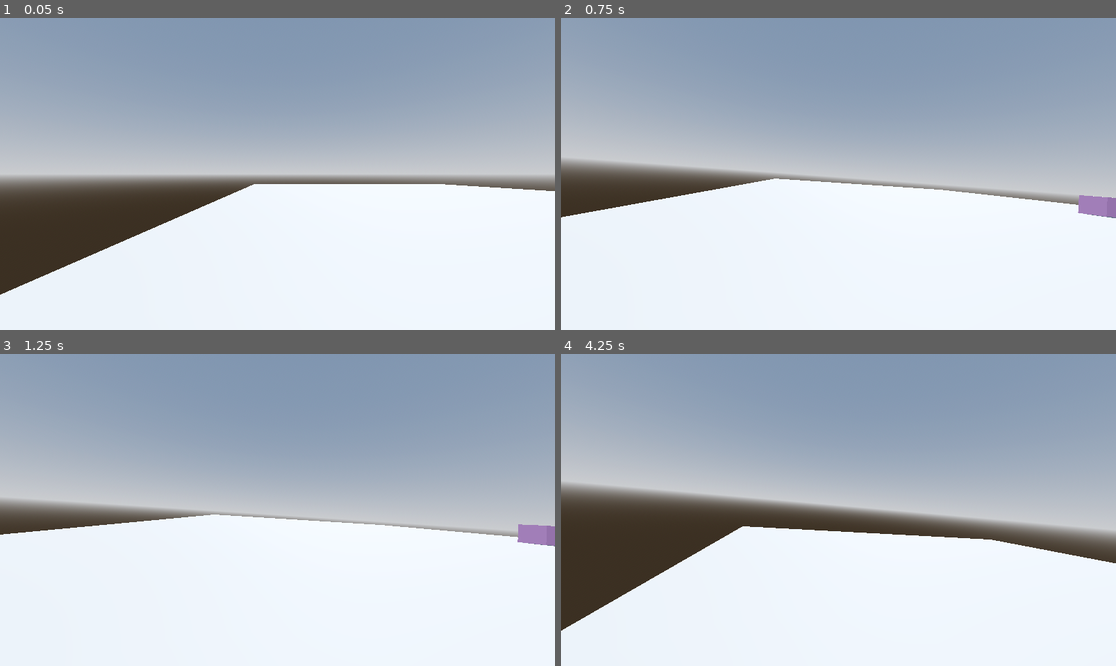
Above: before the commit, frames 1-4 (two rows, left to right).
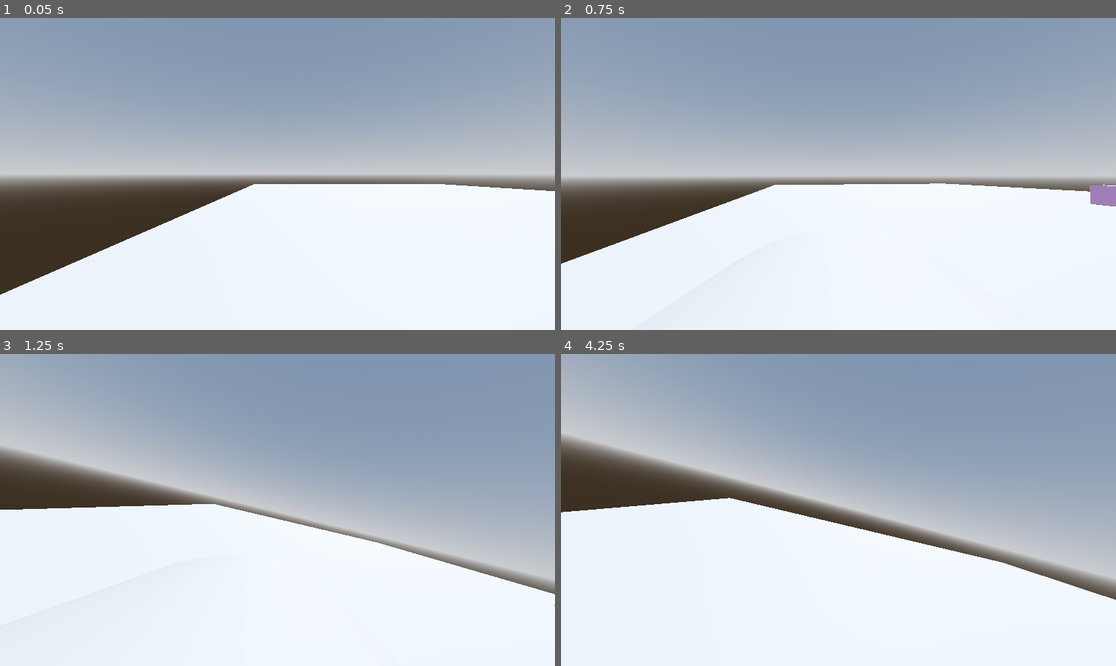
Above: after the commit, the same moments.

Repository: PrayandCray/3d-parkour-game
Game: Godot game, scene res://main.tscn
The game is run twice, just before and just after one commit, with the same random seed, the same clock (stepped at 60 frames per second) and the same inputs.
Inputs (mouse positions are in pixels of both pictures, inside the frame that each line leads up to):
- Up to frame 1 (0.05 s): no input
- Up to frame 2 (0.75 s): tap Enter at 0.5 s; move the mouse to (866, 174) at 0.52 s; hold W (Forward) from 0.53 s (still down); hold Ctrl (Slide) from 0.53 s (still down)
- Up to frame 3 (1.25 s): keep holding W (Forward); keep holding Ctrl (Slide); tap Space (Jump) at 0.77, 0.8, 1.07 s
- Up to frame 4 (4.25 s): keep holding W (Forward); move the mouse to (810, 510) at 1.27 s; release Ctrl (Slide) at 1.28 s; tap Space (Jump) at 1.35, 1.52, 1.82, 2.3, 3.02, 3.32, 3.77, 3.8, 4.07 s; tap Ctrl (Slide) at 1.55, 3.05 s; move the mouse to (849, 503) at 2.02 s; hold Ctrl (Slide) 2.03-2.78 s; move the mouse to (832, 516) at 2.77 s; tap Shift (Sprint) at 2.85 s; move the mouse to (877, 513) at 3.52 s; hold Ctrl (Slide) from 3.53 s (still down)

Frame 1 is identical in both runs. In frame 2, 9.1% of the frame differs, in the area x 0-100%, y 45-79%; in frame 3, 14%; in frame 4, 23%, in the area x 0-100%, y 14-89%.

Commit message:
Working on slide mechanic
found some new bugs with the slide mechanic and am trying to fix them, i made the player model rotate though which looks cool. so far so good :)

Diff:
--- a/player.gd
+++ b/player.gd
@@ -4,6 +4,7 @@
 @onready var camera: Camera3D = $Head/Camera3D
 @onready var raycast: RayCast3D = $Head/RayCast3D
 @onready var collision_shape: CollisionShape3D = $CollisionShape3D
+@onready var mesh: MeshInstance3D = $MeshInstance3D
 
 const WALK_SPEED = 5.0
 const SPRINT_SPEED = 8.0
@@ -27,9 +28,9 @@
 
 func _unhandled_input(event):
 	if event is InputEventMouseMotion:
-		head.rotate_y(-event.relative.x * SENSITIVITY)
-		camera.rotate_x(-event.relative.y * SENSITIVITY)
-		camera.rotation.x = clamp(camera.rotation.x, deg_to_rad(-40), deg_to_rad(60))
+		rotate_object_local(Vector3.UP, -event.relative.x * SENSITIVITY)
+		head.rotate_x(-event.relative.y * SENSITIVITY)
+		head.rotation.x = clamp(head.rotation.x, deg_to_rad(-40), deg_to_rad(60))
 
 func _physics_process(delta: float) -> void:
 
@@ -45,7 +46,7 @@
 		jump_stored = false
 
 	var input_dir := Input.get_vector("Strafe Left", "Strafe Right", "Forward", "Strafe Backwards")
-	var direction := (head.transform.basis * Vector3(input_dir.x, 0, input_dir.y)).normalized()
+	var direction := (transform.basis * Vector3(input_dir.x, 0, input_dir.y)).normalized()
 
 	#sprint check
 	if Input.is_action_pressed("Sprint"):
@@ -53,35 +54,9 @@
 	else:
 		speed = WALK_SPEED
 
+	if is_on_floor():
 
-	if is_on_floor():
-			#slide
-		if Input.is_action_just_pressed("Slide"):
-			speed = SPRINT_SPEED
-
-
-		elif Input.is_action_pressed("Slide"):
-			sliding = true
-			# horizon align
-
-			target_height = 0.36
-			scale.y = lerp(scale.y, target_height, delta * smooth_speed)
-
-			camera.rotation.x = clamp(camera.rotation.x, deg_to_rad(-30), deg_to_rad(30))
-			# roll tilt
-			camera.rotation.z = lerp(camera.rotation.z, deg_to_rad(10), delta * 6.0)
-			velocity.x = lerp(velocity.x, 0.0, delta * 1)
-			velocity.z = lerp(velocity.z, 0.0, delta * 1)
-			if get_slide_collision_count() > 3:
-				velocity.z = 0
-				velocity.x = 0
-
-		else:
-			sliding = false
-			scale.y = 1
-			camera.rotation.z = lerp(camera.rotation.z, 0.0, delta * 6.0)
-			collision_shape.scale.y = 1
-			speed = WALK_SPEED
+			slide(delta)
 
 			if direction:
 				velocity.x = lerp(velocity.x, direction.x * speed, delta * 7.0)
@@ -115,6 +90,7 @@
 		if raycast.is_colliding() and Input.is_action_just_pressed("Jump") and velocity.y < 0:
 			var hit_point = raycast.get_collision_point()
 			var distance = raycast.global_position.distance_to(hit_point)
+			slide(delta)
 			if distance < 0.75:
 				jump_stored = true
 
@@ -122,6 +98,43 @@
 
 func headbob(time) -> Vector3:
 	var pos = Vector3.ZERO
-	pos.y = sin(time * BOB_FREQ) * BOB_AMP
-	pos.x = sin(time * BOB_FREQ / 2) * BOB_AMP
+	if not Input.is_action_pressed("Slide"):
+		pos.y = sin(time * BOB_FREQ) * BOB_AMP
+		pos.x = sin(time * BOB_FREQ / 2) * BOB_AMP
 	return pos
+
+func slide(delta):
+	var slide_pos = false
+
+	if Input.is_action_just_pressed("Slide"):
+		print("sliding")
+		speed = SPRINT_SPEED
+		if slide_pos == false:
+			collision_shape.rotate_object_local(Vector3.RIGHT, deg_to_rad(85))
+			mesh.rotate_object_local(Vector3.RIGHT, deg_to_rad(85))
+			slide_pos = true
+
+	elif Input.is_action_pressed("Slide"):
+		sliding = true
+		if slide_pos == true:
+			collision_shape.rotate_object_local(Vector3.RIGHT, deg_to_rad(85))
+			mesh.rotate_object_local(Vector3.RIGHT, deg_to_rad(85))
+			slide_pos = false
+
+		# roll tilt
+		camera.rotation.z = lerp(camera.rotation.z, deg_to_rad(15), delta * 6.0)
+
+		velocity.x = lerp(velocity.x, 0.0, delta * 1)
+		velocity.z = lerp(velocity.z, 0.0, delta * 1)
+		if get_slide_collision_count() > 3:
+			velocity.z = 0
+			velocity.x = 0
+
+	else:
+		collision_shape.rotation = Vector3.ZERO
+		mesh.rotation = Vector3.ZERO
+		slide_pos = false
+		sliding = false
+		camera.rotation.z = lerp(camera.rotation.z, 0.0, delta * 6.0)
+		collision_shape.scale.y = 1
+		speed = WALK_SPEED
--- a/player.tscn
+++ b/player.tscn
@@ -20,6 +20,7 @@
 transform = Transform3D(1, 0, 0, 0, 1, 0, 0, 0, 1, 0, 0.60017, 0)
 
 [node name="Camera3D" type="Camera3D" parent="Head"]
+transform = Transform3D(1, 0, 0, 0, 1, 0, 0, 0, 1, 0, 0, -0.5)
 
 [node name="RayCast3D" type="RayCast3D" parent="Head"]
 transform = Transform3D(1, 0, 0, 0, 0.836755, -0.547578, 0, 0.547578, 0.836755, 0, -1.64672, 0)
Not shown, changed: .gitignore
